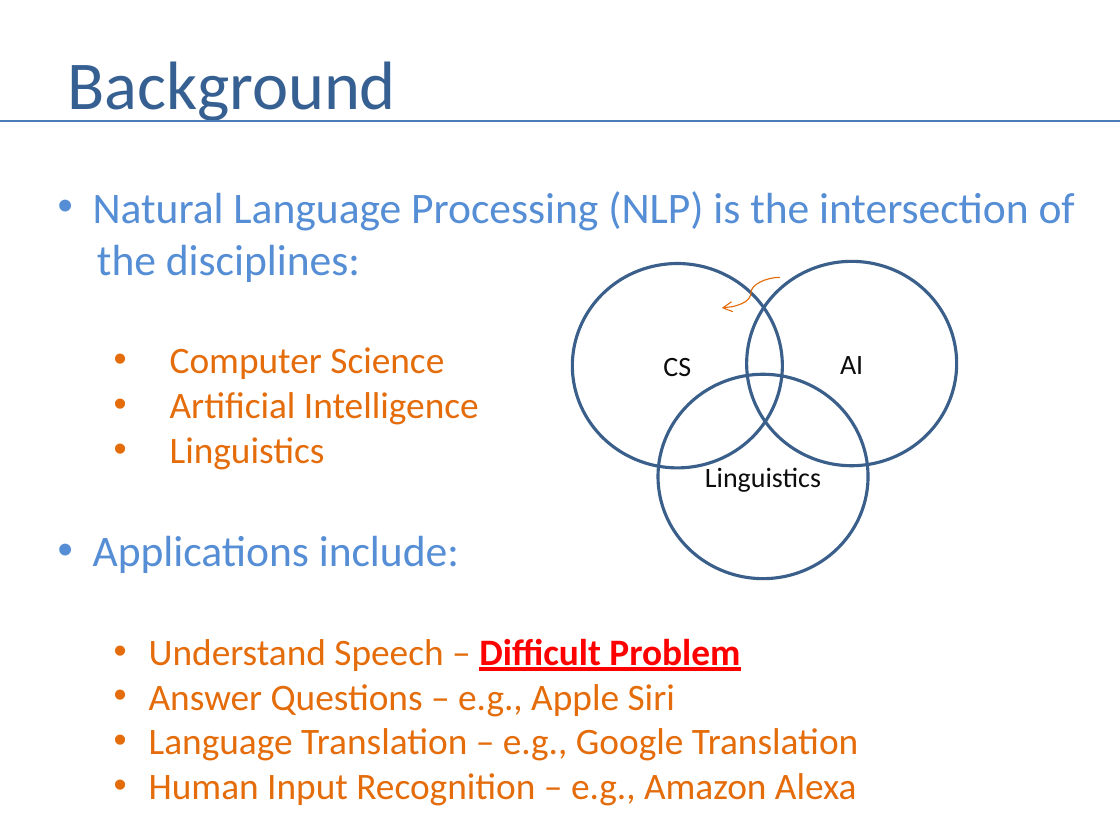
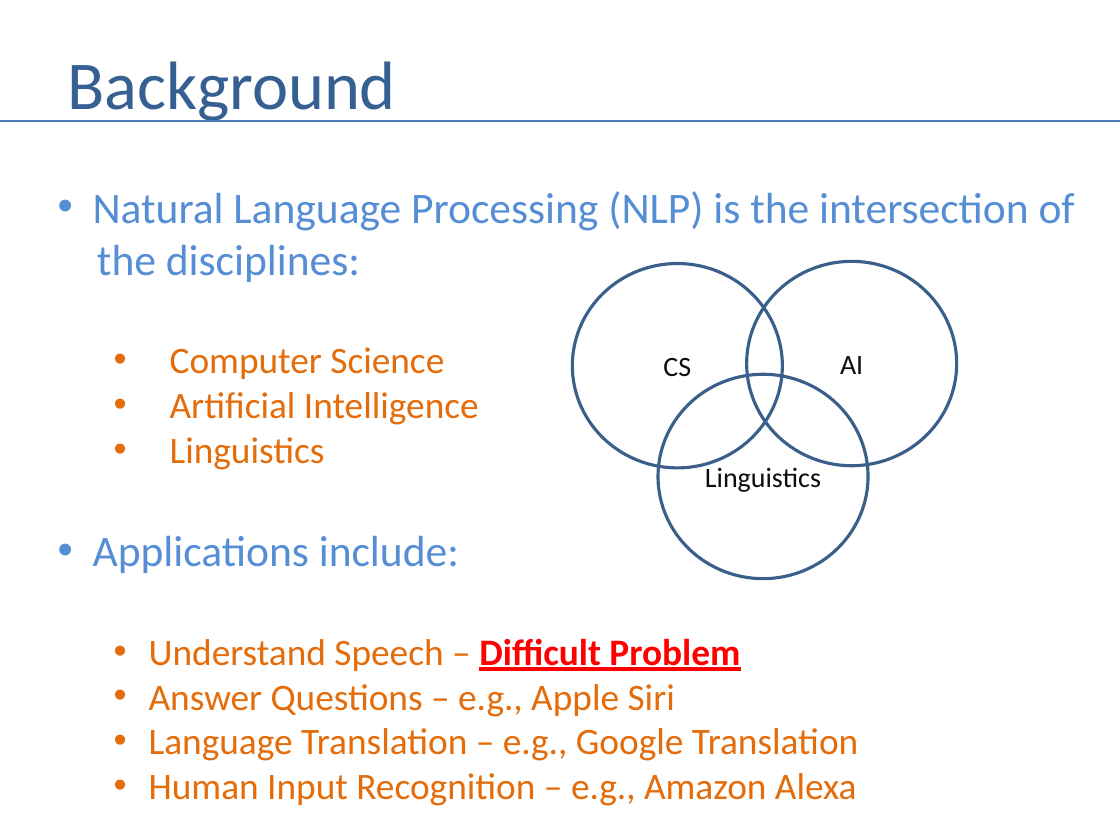
Before and after one commit to andrewferlitsch/Portland-Data-Science-Group, a slide deck: slide 2 of Presentations/NLP - Introduction.pptx. Drawn at 1120x840 pixels with LibreOffice and Linux fonts; fonts in the diff are those of the drawing. Boxes give left, top, right and bottom in pixels: in the first picture for what was removed or moved away, otherwise in the second. Text is boxed around its words. In the diff, an @@ line names an element or a change of style, - is before the commit and + after.

```diff
--- a/Presentations/NLP - Introduction.pptx
+++ b/Presentations/NLP - Introduction.pptx
@@ curved arrow removed from (780, 278) to (721, 308) @@
```
Also in this commit, not shown: 1 other slide changed.
